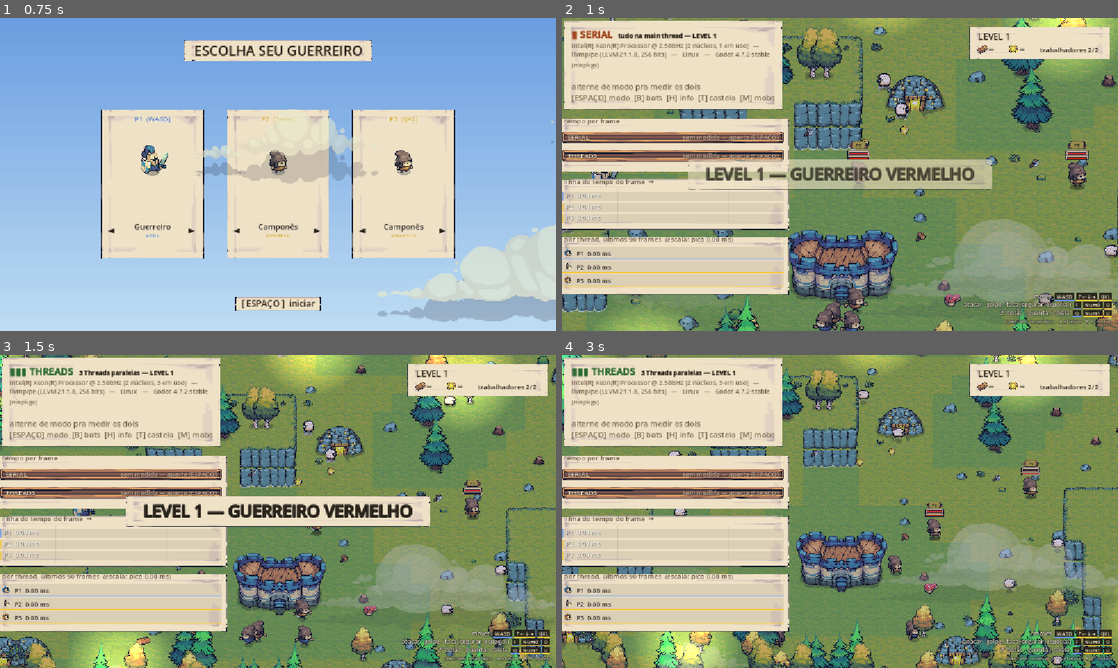
Above: before the commit, frames 1-4 (two rows, left to right).
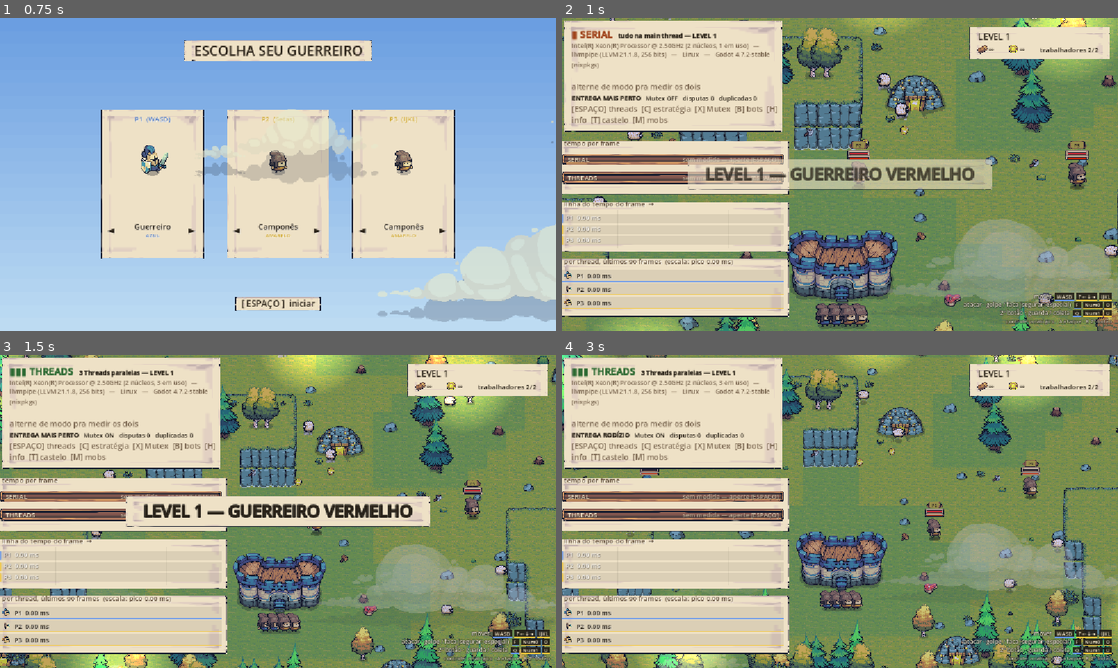
Above: after the commit, the same moments.

Repository: TobsBP/thread-arena
Game: Godot game, scene res://scenes/title_screen.tscn
Same seed, same stepped clock (60 frames per second), same inputs: the game is played once before the commit and once after it.
Inputs (mouse positions are in pixels of both pictures, inside the frame that each line leads up to):
- Up to frame 1 (0.75 s): tap Enter (ui_accept) at 0.5 s; move the mouse to (400, 158) at 0.52 s; hold Right from 0.53 s (still down); tap C at 0.6 s; click (400, 158) at 0.67 s
- Up to frame 2 (1 s): keep holding Right; tap Enter (ui_accept) at 0.77 s; tap X at 0.8 s
- Up to frame 3 (1.5 s): tap Enter (ui_accept) at 1.07 s; move the mouse to (166, 527) at 1.27 s; release Right at 1.28 s; hold Down from 1.28 s (still down); tap X at 1.35 s
- Up to frame 4 (3 s): tap Enter (ui_accept) at 1.52, 1.55, 1.82 s; move the mouse to (895, 442) at 2.02 s; release Down at 2.03 s; hold Right 2.03-2.78 s; hold Enter (ui_accept) 2.03-2.78 s; tap C at 2.3, 2.85 s; move the mouse to (812, 574) at 2.77 s; hold Up from 2.78 s (still down); click (812, 574) at 2.92 s

Frame 1 is identical in both runs. In frame 2, 16% of the frame differs, in the area x 0-56%, y 3-100%; in frame 3, 15%; in frame 4, 16%, in the area x 0-65%, y 3-96%.

Commit message:
feat: mutex and strategies

Diff:
--- a/scripts/hud.gd
+++ b/scripts/hud.gd
@@ -107,6 +107,10 @@
 	frame_t0: int,
 	level: int,
 	no_mobs: bool,
+	delivery_strategy: String,
+	mutex_enabled: bool,
+	contested_claims: int,
+	duplicate_deliveries: int,
 ) -> void:
 	_use_threads = use_threads
 	_ms = ms
@@ -122,7 +126,10 @@
 		"[color=%s][font_size=13]%s[/font_size][/color]" % [DIM, _system_line()],
 		"",
 		_verdict(),
-		"[color=%s][ESPAÇO] modo  [B] bots  [H] info  [T] castelo  [M] mobs[/color]" % DIM,
+		"[font_size=13][b]ENTREGA %s[/b]   Mutex %s   disputas %d   duplicadas %d[/font_size]" % [
+			delivery_strategy, "ON" if mutex_enabled else "OFF", contested_claims,
+			duplicate_deliveries],
+		"[color=%s][ESPAÇO] threads  [C] estratégia  [X] Mutex  [B] bots  [H] info  [T] castelo  [M] mobs[/color]" % DIM,
 	])
 	queue_redraw()
 
--- a/scripts/main.gd
+++ b/scripts/main.gd
@@ -32,12 +32,11 @@
 const CAM_SHAKE_HIT := 3.0  ## tremor da câmera num golpe normal
 const CAM_SHAKE_SPECIAL := 7.0  ## e num golpe especial/flecha — mais forte
 const CAM_SHAKE_DECAY := 10.0  ## por segundo
-## Caça: qualquer golpe mata a ovelha (sem HP nela) e larga carne, que cura
-## quem chegar perto — sem botão, é só encostar. SHEEP_RESPAWN_TIME é bem
-## maior que Player.DEATH_TIME pra não virar fonte infinita ali do lado.
+## Caça: qualquer golpe mata a ovelha (sem HP nela) e larga carne para os
+## entregadores. SHEEP_RESPAWN_TIME é bem maior que Player.DEATH_TIME pra não
+## virar fonte infinita ali do lado.
 const SHEEP_RESPAWN_TIME := 15.0
 const HEAL_AMOUNT := 30.0
-const MEAT_PICKUP_REACH := 50.0
 const ENEMY_COOLDOWN := 1.2  ## respiro entre golpes do inimigo, em segundos
 const ENEMY_SPEED := 170.0  ## mais lento que os players, senão não tem fuga
 ## P3/"yellow": Pawn (camponês) — mesma contagem de quadros do Warrior
@@ -87,8 +86,8 @@
 const MONK_AURA_RADIUS := 150.0  ## regen passivo pra quem fica perto, sem precisar de cura ativa
 const MONK_AURA_RATE := 4.0  ## hp por segundo
 
-## Pawns: dois azuis e dois amarelos indo do toco à base com madeira. Cenário
-## vivo, igual às ovelhas — main thread, fora de units/threads.
+## Pawns: dois azuis e dois amarelos entregam carne. Cenário vivo, igual às
+## ovelhas — movimento na main thread, fora de units/threads.
 const PAWN_IDLE := preload("res://assets/Tiny Swords (Free Pack)/Tiny Swords (Free Pack)/Units/Blue Units/Pawn/Pawn_Idle.png")
 const PAWN_RUN := preload("res://assets/Tiny Swords (Free Pack)/Tiny Swords (Free Pack)/Units/Blue Units/Pawn/Pawn_Run.png")
 const PAWN_WOOD := preload("res://assets/Tiny Swords (Free Pack)/Tiny Swords (Free Pack)/Units/Blue Units/Pawn/Pawn_Run Wood.png")
@@ -139,6 +138,10 @@
 const MAX_WAVE_ENEMIES := 8
 const MAX_LIVE_ENEMIES := 14  ## teto do [G]: onda + avulsos juntos
 const MIN_ENEMY_SPAWN_DIST := 260.0  ## nasce longe dos players, não em cima
+const COURIER_REACH := 44.0
+
+enum DeliveryStrategy { NEAREST, MOST_INJURED, ROUND_ROBIN }
+const DELIVERY_STRATEGY_NAMES := ["MAIS PERTO", "MENOS VIDA", "RODÍZIO"]
 
 @export var use_threads := false
 ## [M]: sem goblins — onda não nasce e [G] não invoca; o level segue subindo
@@ -149,13 +152,24 @@
 var units: Array[Player] = []  ## players + inimigo: 1 Thread por unidade
 ## ponytail: ovelhas são cenário — andam na main thread, fora do units/threads.
 var sheep: Array[Player] = []
-## Pawns lenhadores: cenário vivo, como as ovelhas.
+## Pawns entregadores: cenário vivo, como as ovelhas.
 var workers: Array[Player] = []
 ## Tudo que se esbarra: units + sheep + workers, montado uma vez no _ready().
 var bodies: Array[Player] = []
 var arrows: Array[Arrow] = []  ## flechas em voo; roda fora do esquema de Threads
 var dynamites: Array[Dynamite] = []  ## dinamites arremessadas pelo Goblin da Dinamite
 var meat_drops: Array[MeatDrop] = []  ## carne largada por ovelha morta, no chão
+## A reserva é o recurso compartilhado da demonstração. O lock protege somente
+## a operação curta de conferir e reservar a carne, nunca a viagem do pawn.
+var meat_mutex := Mutex.new()
+var mutex_enabled := true
+var delivery_strategy := DeliveryStrategy.NEAREST
+var contested_claims := 0
+var duplicate_deliveries := 0
+var _round_robin_cursor := 0
+var _courier_drop: Dictionary[Player, MeatDrop] = {}
+var _courier_target: Dictionary[Player, Player] = {}
+var _courier_duplicate: Dictionary[Player, bool] = {}
 var damage_numbers: Array[DamageNumber] = []  ## "-25"/"+30" flutuando
 var cam_shake := 0.0  ## magnitude do tremor de câmera; decai sozinho (ver _update_camera)
 var _frame_t0 := 0
@@ -477,11 +491,9 @@
 		sheep.append(s)
 
 
-## Cada pawn puxa madeira de uma árvore pro castelo principal — os pontos vêm
-## do mapa, que é quem sabe onde as coisas caíram.
+## Os pawns começam junto ao castelo; _assign_courier_jobs escolhe o drop e o
+## player ferido para cada um.
 func _spawn_workers() -> void:
-	var rng := RandomNumberGenerator.new()
-	rng.seed = 4242
 	for i in PAWN_COUNT:
 		var blue := i % 2 == 0
 		var home: Vector2 = map.main_castle_spot
@@ -491,8 +503,7 @@
 				PAWN_AXE if blue else PAWN_AXE_Y, 8, 6, 6)
 		w.loaded_texture = PAWN_WOOD if blue else PAWN_WOOD_Y
 		w.speed = PAWN_SPEED
-		w.work_home = home
-		w.work_site = map.tree_spots[rng.randi() % map.tree_spots.size()]
+		w.is_courier = true
 		workers.append(w)
 
 
@@ -560,8 +571,9 @@
 		s.wander(delta)
 		s.step(delta, 0, PLAY_AREA, map.blockers)
 
+	_assign_courier_jobs()
 	for w in workers:
-		w.haul(delta)
+		_update_courier(w, delta)
 		w.step(delta, 0, PLAY_AREA, map.blockers)
 
 	_frame_t0 = Time.get_ticks_usec()
@@ -586,14 +598,15 @@
 	_resolve_monk_heals()
 	_resolve_monk_aura(delta)
 	_resolve_sheep_hits()
-	_resolve_meat_pickup()
 	_resolve_collisions()
 
 	# lerp: o FPS instantâneo do Godot oscila demais pra ler na tela.
 	fps_by_mode[use_threads] = lerpf(fps_by_mode[use_threads], Engine.get_frames_per_second(), 0.1)
 	ms_by_mode[use_threads] = lerpf(ms_by_mode[use_threads], _span_usec() / 1000.0, 0.1)
 	_update_camera(delta)
-	hud.update_stats(use_threads, ms_by_mode, fps_by_mode, units, _frame_t0, level, no_mobs)
+	hud.update_stats(use_threads, ms_by_mode, fps_by_mode, units, _frame_t0, level,
+			no_mobs, DELIVERY_STRATEGY_NAMES[delivery_strategy], mutex_enabled,
+			contested_claims, duplicate_deliveries)
 	side.update_panel(players, players.map(_player_hints), level, no_mobs, kingdom)
 	queue_redraw()  ## só as flechas usam _draw() agora (ver comentário lá)
 
@@ -601,6 +614,167 @@
 ## Roda na Thread da unidade i: escreve só em units[i].
 func _step_player(i: int, delta: float) -> void:
 	units[i].step(delta, WORK_LOAD, PLAY_AREA, map.blockers)
+
+
+## Procura trabalho em paralelo só quando há pawns livres. Cada tarefa devolve
+## um resultado; somente a thread principal aplica movimento e cura aos nós.
+func _assign_courier_jobs() -> void:
+	var idle: Array[Player] = []
+	for w in workers:
+		if not _courier_drop.has(w) and not w.carrying:
+			idle.append(w)
+	if idle.is_empty() or meat_drops.is_empty() or _injured_players().is_empty():
+		return
+
+	# Snapshot imutável para leitura pelas threads. Com mutex desligado, cada
+	# worker escolhe desse mesmo snapshot e pode "reservar" a mesma carne: é a
+	# corrida lógica reproduzível que a demo quer mostrar, sem data race em memória.
+	var candidates: Array[MeatDrop] = []
+	for drop in meat_drops:
+		if not drop.claimed:
+			candidates.append(drop)
+	if candidates.is_empty():
+		return
+
+	var results: Array = []
+	var threads: Array[Thread] = []
+	for w in idle:
+		var thread := Thread.new()
+		threads.append(thread)
+		thread.start(_claim_meat.bind(candidates))
+	for thread in threads:
+		results.append(thread.wait_to_finish())
+
+	var winners: Dictionary[MeatDrop, Array] = {}
+	for i in results.size():
+		var result: Dictionary = results[i]
+		var drop: MeatDrop = result.get("drop")
+		if mutex_enabled and result.get("contended", false):
+			contested_claims += 1
+		if drop == null:
+			continue
+		if not winners.has(drop):
+			winners[drop] = []
+		winners[drop].append(idle[i])
+
+	for drop in winners:
+		var claimants: Array = winners[drop]
+		drop.claimed = true
+		if claimants.size() > 1:
+			contested_claims += claimants.size() - 1
+		for i in claimants.size():
+			var w: Player = claimants[i]
+			_courier_drop[w] = drop
+			_courier_target[w] = _choose_delivery_target(w)
+			_courier_duplicate[w] = i > 0
+
+
+## Worker entry point. Com mutex, a checagem e a reserva são uma seção crítica;
+## sem mutex, cada tarefa lê o mesmo snapshot e devolve sua proposta.
+func _claim_meat(candidates: Array[MeatDrop]) -> Dictionary:
+	if mutex_enabled:
+		meat_mutex.lock()
+		var result := {"drop": null, "contended": false}
+		for drop in candidates:
+			if drop.claimed:
+				result["contended"] = true
+				continue
+			drop.claimed = true
+			result["drop"] = drop
+			break
+		meat_mutex.unlock()
+		return result
+	else:
+		# Deliberadamente não publica a reserva aqui: todas as tarefas leem a
+		# mesma fotografia anterior à disputa. O conflito é aplicado após o join.
+		if not candidates.is_empty():
+			return {"drop": candidates[0], "contended": false}
+	return {"drop": null, "contended": false}
+
+
+func _update_courier(worker: Player, delta: float) -> void:
+	if not _courier_drop.has(worker):
+		worker.input = Vector2.ZERO
+		worker.attack_pressed = false
+		return
+	var drop: MeatDrop = _courier_drop[worker]
+	if not worker.carrying and not _courier_duplicate.get(worker, false) \
+			and not meat_drops.has(drop):
+		_release_courier(worker)
+		return
+	var target: Player = _courier_target.get(worker)
+	if target == null or target.is_dead() or target.hp >= target.max_hp:
+		target = _choose_delivery_target(worker)
+		_courier_target[worker] = target
+	if target == null:
+		worker.input = Vector2.ZERO
+		return
+
+	var destination := target.pos if worker.carrying else drop.pos
+	var to_target := destination - worker.pos
+	if to_target.length() > COURIER_REACH:
+		worker.input = map.nav_dir(worker.pos + Player.FEET, destination + Player.FEET)
+		worker.facing_right = to_target.x >= 0.0
+		worker.attack_pressed = false
+		return
+
+	worker.input = Vector2.ZERO
+	worker.attack_pressed = true
+	if not worker.carrying:
+		var duplicate: bool = _courier_duplicate.get(worker, false)
+		if duplicate or meat_drops.has(drop):
+			worker.carrying = true
+			if duplicate:
+				duplicate_deliveries += 1
+			else:
+				meat_drops.erase(drop)
+		else:
+			_release_courier(worker)
+		return
+
+	# A entrega/cura é serializada na main thread, depois das tarefas de reserva.
+	var healed := minf(HEAL_AMOUNT, target.max_hp - target.hp)
+	target.hp += healed
+	target.heal_fx_time = 0.0
+	damage_numbers.append(DamageNumber.new(target.pos, healed, true))
+	worker.carrying = false
+	worker.loaded_texture = PAWN_WOOD if workers.find(worker) % 2 == 0 else PAWN_WOOD_Y
+	_release_courier(worker)
+
+
+func _release_courier(worker: Player) -> void:
+	worker.input = Vector2.ZERO
+	worker.attack_pressed = false
+	_courier_drop.erase(worker)
+	_courier_target.erase(worker)
+	_courier_duplicate.erase(worker)
+
+
+func _injured_players() -> Array[Player]:
+	var result: Array[Player] = []
+	for p in players:
+		if not p.is_dead() and p.hp < p.max_hp:
+			result.append(p)
+	return result
+
+
+func _choose_delivery_target(worker: Player) -> Player:
+	var injured := _injured_players()
+	if injured.is_empty():
+		return null
+	match delivery_strategy:
+		DeliveryStrategy.MOST_INJURED:
+			injured.sort_custom(func(a: Player, b: Player) -> bool:
+				return a.hp / a.max_hp < b.hp / b.max_hp)
+			return injured[0]
+		DeliveryStrategy.ROUND_ROBIN:
+			var target := injured[_round_robin_cursor % injured.size()]
+			_round_robin_cursor += 1
+			return target
+		_:
+			injured.sort_custom(func(a: Player, b: Player) -> bool:
+				return worker.pos.distance_squared_to(a.pos) < worker.pos.distance_squared_to(b.pos))
+			return injured[0]
 
 
 ## Dano e morte: mexe em dois objetos ao mesmo tempo, então roda na main
@@ -806,22 +980,6 @@
 				break
 
 
-## Cura ao encostar na carne — sem botão, só chegar perto. Roda depois da
-## barreira: mexe no hp do player de fora da Thread dele.
-func _resolve_meat_pickup() -> void:
-	for i in range(meat_drops.size() - 1, -1, -1):
-		var m := meat_drops[i]
-		for p in players:
-			if p.is_dead():
-				continue
-			if p.pos.distance_to(m.pos) < MEAT_PICKUP_REACH:
-				p.hp = minf(p.hp + HEAL_AMOUNT, p.max_hp)
-				p.heal_fx_time = 0.0  ## liga o efeito visual (ver UnitSprite._draw_heal_fx)
-				damage_numbers.append(DamageNumber.new(p.pos, HEAL_AMOUNT, true))
-				meat_drops.remove_at(i)
-				break
-
-
 ## Colisão entre corpos (players, inimigo e ovelhas): mexe em dois objetos ao
 ## mesmo tempo, então roda na main thread depois da barreira — igual ao dano, as
 ## tarefas seguem sem lock. Empurra os dois pela metade da sobreposição.
@@ -1127,6 +1285,12 @@
 		get_viewport().set_input_as_handled()
 	elif event.is_action_pressed("ui_accept"):
 		use_threads = not use_threads
+	elif event is InputEventKey and event.pressed and not event.echo \
+			and event.physical_keycode == KEY_C:
+		delivery_strategy = (delivery_strategy + 1) % DELIVERY_STRATEGY_NAMES.size()
+	elif event is InputEventKey and event.pressed and not event.echo \
+			and event.physical_keycode == KEY_X:
+		mutex_enabled = not mutex_enabled
 	elif event is InputEventKey and event.pressed and not event.echo \
 			and event.physical_keycode == KEY_T:
 		_open_castle_menu()
--- a/scripts/meat_drop.gd
+++ b/scripts/meat_drop.gd
@@ -2,14 +2,15 @@
 extends RefCounted
 
 ## Carne largada por uma ovelha morta (ver main.gd _resolve_sheep_hits).
-## Fica parada no chão até algum player chegar perto (cura — ver
-## _resolve_meat_pickup) ou LIFETIME passar sem ninguém pegar.
+## Fica no chão até um pawn entregador reservar/coletar ou LIFETIME expirar.
 
 const LIFETIME := 20.0
 const TEXTURE := preload("res://assets/Tiny Swords/Tiny Swords (Update 010)/Resources/Resources/M_Idle.png")
 
 var pos: Vector2
 var age := 0.0
+## Reserva feita por um entregador. Só main.gd altera esta referência.
+var claimed := false
 
 
 func _init(spawn_pos: Vector2) -> void:
--- a/scripts/player.gd
+++ b/scripts/player.gd
@@ -11,8 +11,6 @@
 const DEADZONE := 0.2
 const DEATH_TIME := 1.6  ## tombar + sumir (dá tempo do efeito de morte tocar)
 const HEAL_FX_DURATION := 1.1  ## dura o efeito de cura (Heal_Effect, 11 quadros a 10fps)
-const WORK_PAUSE := 2.2  ## pawn: segundos parado no serviço e na entrega
-const WORK_REACH := 60.0  ## perto o bastante do toco/da base pra parar
 const SPECIAL_HOLD_THRESHOLD := 0.5  ## segurar ataque por isso troca pro golpe especial
 const HIT_FLASH_DURATION := 0.15  ## pisca vermelho ao tomar dano
 const HIT_POP_DURATION := 0.2  ## "soco": dá um pulo de escala ao tomar dano
@@ -41,6 +39,7 @@
 var is_bot := false  ## bot_think() no lugar de poll_input() — ligado por [B] em main.gd
 var is_archer := false  ## dispara Arrow de verdade (ver main.gd _fire_arrow)
 var is_sheep := false  ## morte mostra baforada em vez de caveira (ver UnitSprite)
+var is_courier := false  ## pawn de cenário que leva carne até players feridos
 var is_monk := false  ## "ataque" cura o aliado mais perto em vez de bater (ver main.gd)
 var is_thrower := false  ## inimigo à distância: "ataque" arremessa Dynamite em vez de bater (ver main.gd)
 var is_bomber := false  ## chega perto e explode em vez de bater (ver main.gd _resolve_bomber_blasts)
@@ -102,7 +101,7 @@
 var attack_cd := 0.0  ## inimigo: segundos até poder bater de novo (só chase())
 var attack_cooldown := 1.2  ## inimigo: respiro entre golpes — varia por tipo (ver EnemyTypes)
 var death_time := -1.0  ## < 0 = vivo; senão, segundos desde que morreu
-var heal_fx_time := -1.0  ## >= 0 = tocando o efeito de cura (ver main.gd _resolve_meat_pickup)
+var heal_fx_time := -1.0  ## >= 0 = efeito de cura após carne/aura (ver main.gd)
 var hit_flash_time := -1.0  ## >= 0 = piscando vermelho (acabou de tomar dano)
 var hit_pop_time := -1.0  ## >= 0 = no meio do "soco" de escala do impacto
 var block_fx_time := -1.0  ## >= 0 = mostrando o escudo de bloqueio bem-sucedido
@@ -125,10 +124,6 @@
 var anim_time := 0.0
 var facing_right := true
 var wander_time := 0.0  ## ovelhas: segundos até trocar de rumo
-## Pawn: vai do serviço à base e volta, carregando a carga na ida de volta.
-var work_site := Vector2.ZERO
-var work_home := Vector2.ZERO
-var work_timer := 0.0
 var carrying := false
 var loaded_texture: Texture2D  ## sprite de corrida com a carga nas costas
 var loaded_idle_texture: Texture2D  ## sprite parado com a carga (null = usa idle normal)
@@ -205,27 +200,6 @@
 	if wander_time <= 0.0:
 		wander_time = randf_range(1.0, 3.0)
 		input = Vector2.ZERO if randf() < 0.35 else Vector2.RIGHT.rotated(randf() * TAU)
-
-
-## Pawn: anda até o serviço, martela um tempo, leva a carga pra base e volta.
-## Roda na main thread junto com o poll e só escreve `input`/`attack_pressed`
-## — a animação de trabalho é a de ataque, que já existe.
-func haul(delta: float) -> void:
-	if work_timer > 0.0:
-		work_timer -= delta
-		input = Vector2.ZERO
-		attack_pressed = not carrying  # machado no toco; na base só entrega
-		if work_timer <= 0.0:
-			carrying = not carrying
-		return
-	attack_pressed = false
-	var to_target := (work_home if carrying else work_site) - pos
-	if to_target.length() < WORK_REACH:
-		work_timer = WORK_PAUSE
-		input = Vector2.ZERO
-		return
-	input = to_target.normalized()
-	facing_right = to_target.x >= 0.0
 
 
 ## Main thread only: a classe Input não é thread-safe. Só lê o teclado/controle
--- a/scripts/world/unit_sprite.gd
+++ b/scripts/world/unit_sprite.gd
@@ -86,6 +86,9 @@
 
 	_draw_dust()
 	_draw_body(body)
+	if unit.is_courier and unit.carrying:
+		draw_texture_rect(MeatDrop.TEXTURE,
+				Rect2(body + Vector2(-12, -62), Vector2(24, 24)), false)
 	_draw_dead(body)
 	_draw_heal_fx(body)
 	_draw_block_fx(body)
Not shown, changed: APRESENTACAO.md
Not shown, changed: CLAUDE.md
Not shown, changed: README.md
